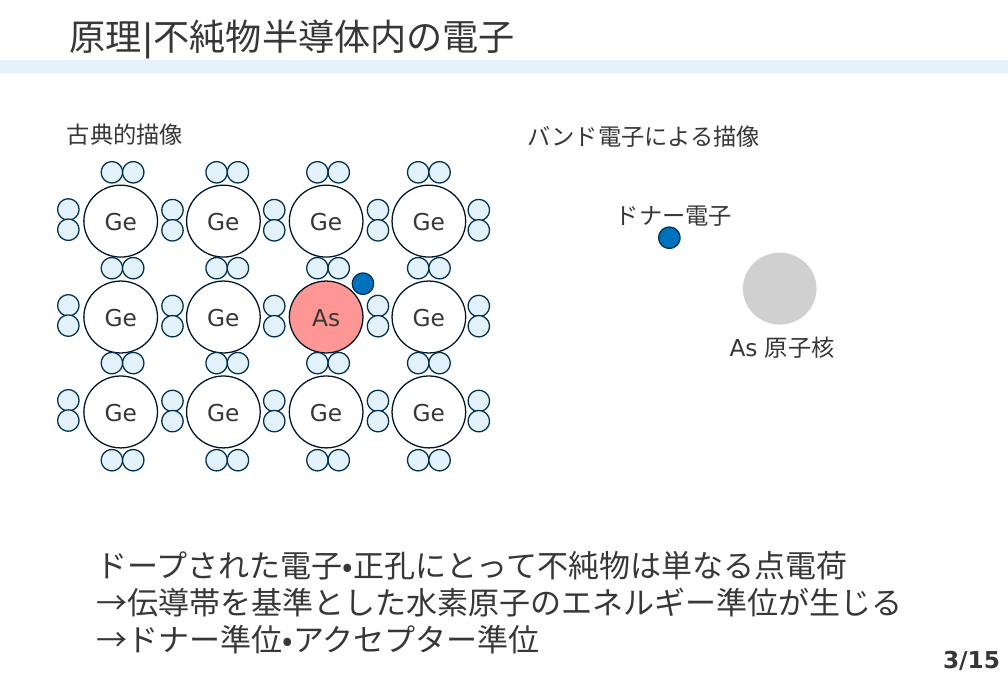
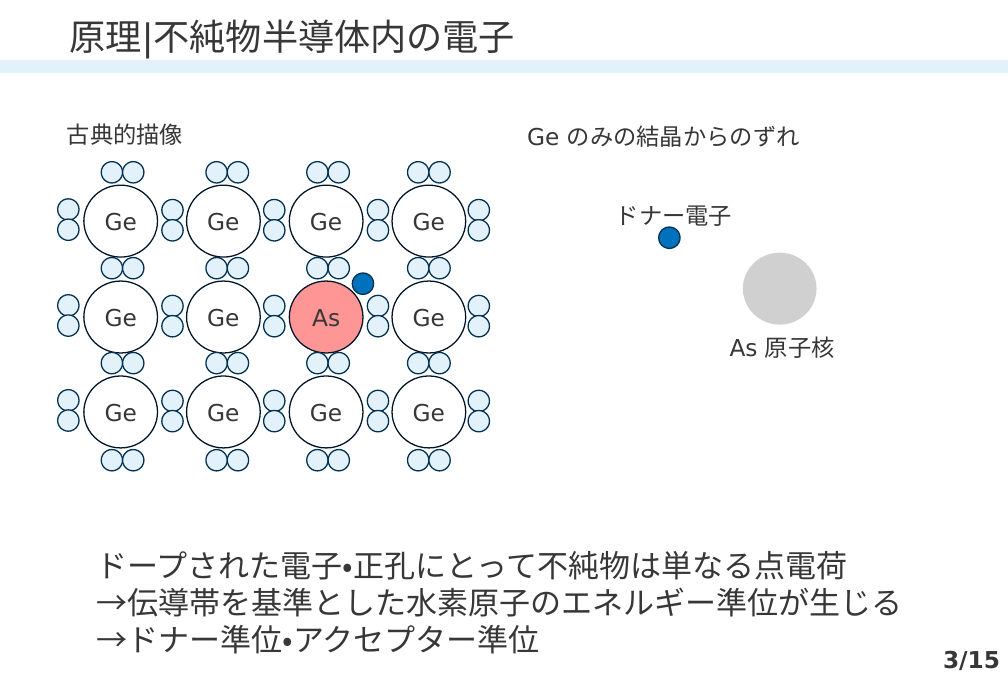
Before and after one commit to xiang-gong3944/----, a slide deck: slide 3 of 2024_06_28_半導体/1522068_半導体.pptx. Drawn at 1008x698 pixels with LibreOffice and Linux fonts; fonts in the diff are those of the drawing; grey boxes stand for pictures. Boxes give left, top, right and bottom in pixels: in the first picture for what was removed or moved away, otherwise in the second. Text is boxed around its words. In the diff, an @@ line names an element or a change of style, - is before the commit and + after.

Commit message:
2024-07-12 版

```diff
--- a/2024_06_28_半導体/1522068_半導体.pptx
+++ b/2024_06_28_半導体/1522068_半導体.pptx
@@ text at (x1=527, y1=125, x2=800, y2=147): text changed @@
-バンド電子による描像
+Ge のみの結晶からのずれ
```
Also in this commit, not shown: 3 other slides changed.
